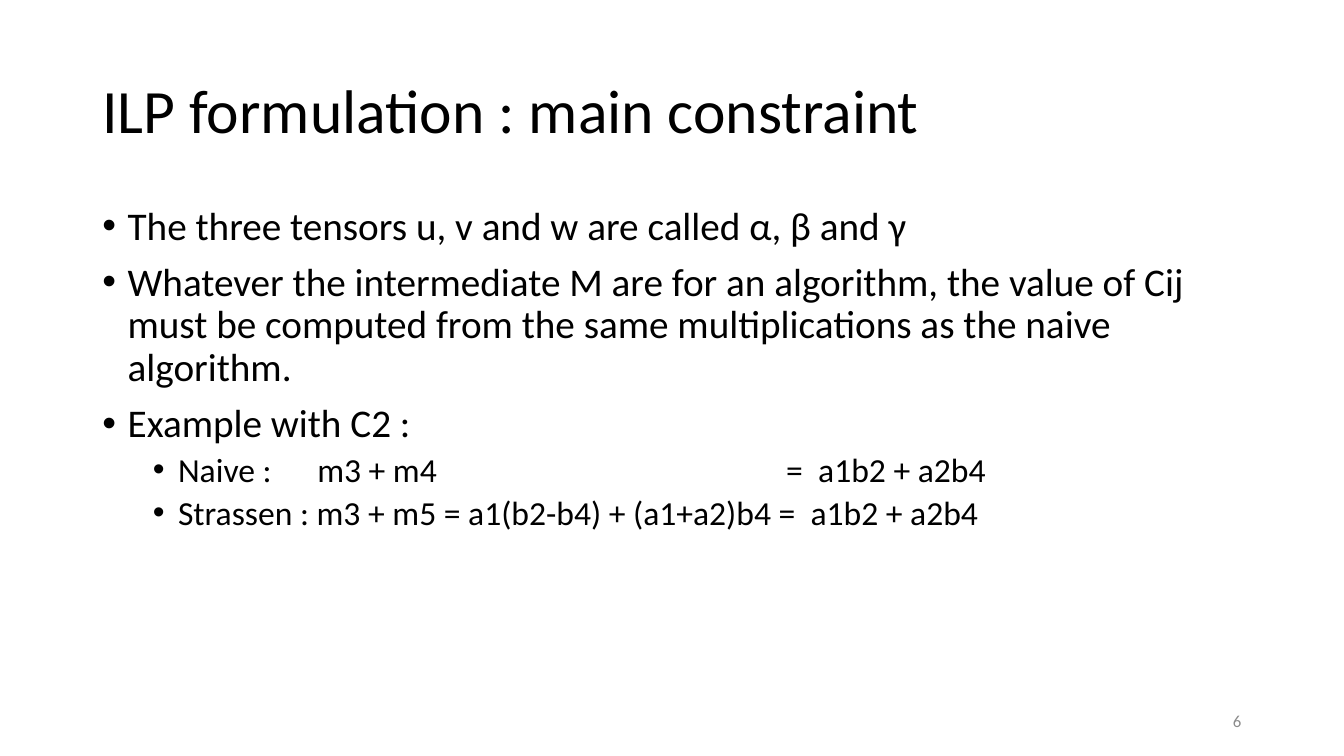
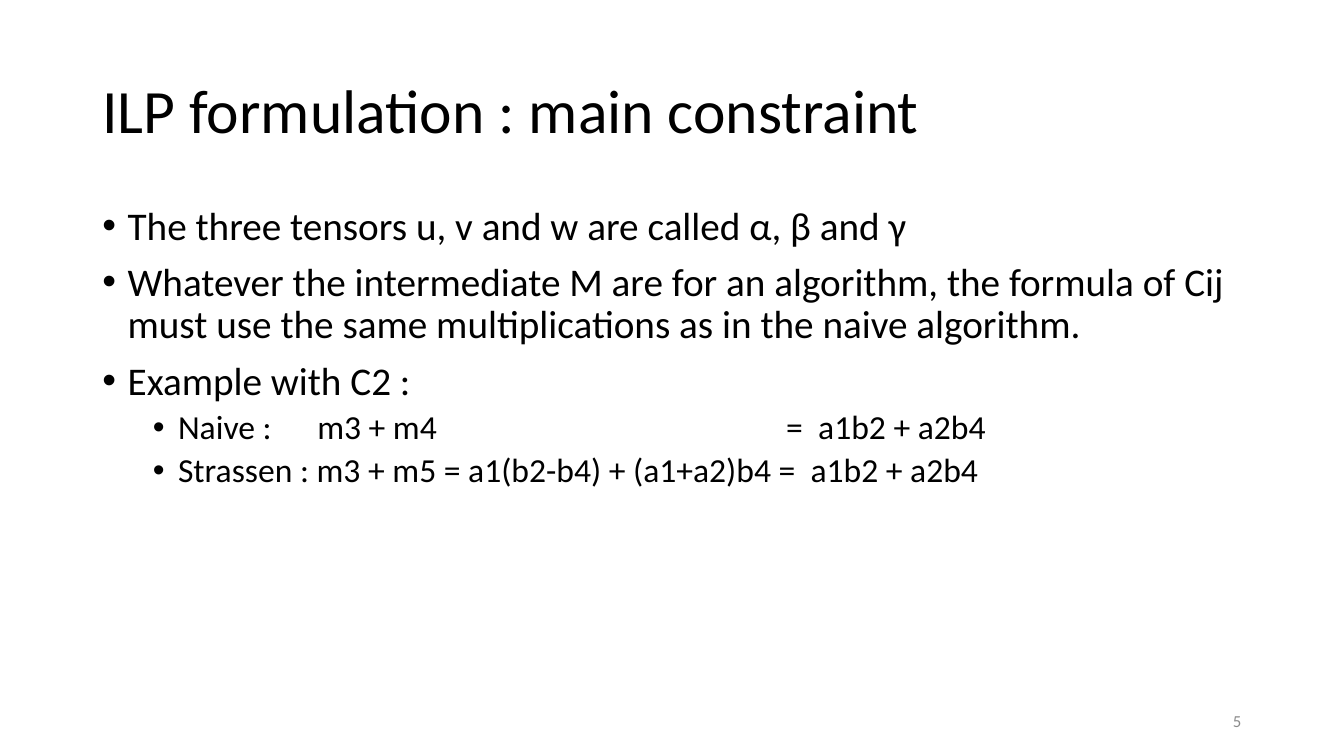
Before and after one commit to Fusion-thermo/Matrix-multiplication, a slide deck: slide 5 of Optimal Matrix Multiplication presentation.pptx (slide 6 before the commit). Drawn at 1344x756 pixels with LibreOffice and Linux fonts; fonts in the diff are those of the drawing. Boxes give left, top, right and bottom in pixels: in the first picture for what was removed or moved away, otherwise in the second. Text is boxed around its words. In the diff, an @@ line names an element or a change of style, - is before the commit and + after.

```diff
--- a/Optimal Matrix Multiplication presentation.pptx
+++ b/Optimal Matrix Multiplication presentation.pptx
@@ text at (128, 268, 1223, 345): text changed @@
-• Whatever the intermediate M are for an algorithm, the value of Cij must be computed from the same multiplications as the naive algorithm.
+• Whatever the intermediate M are for an algorithm, the formula of Cij must use the same multiplications as in the naive algorithm.
@@ page number at (1233, 716, 1241, 727): text changed @@
-6
+5
```
Also in this commit, not shown: 5 other slides changed, 1 slide removed, 3 other files.
